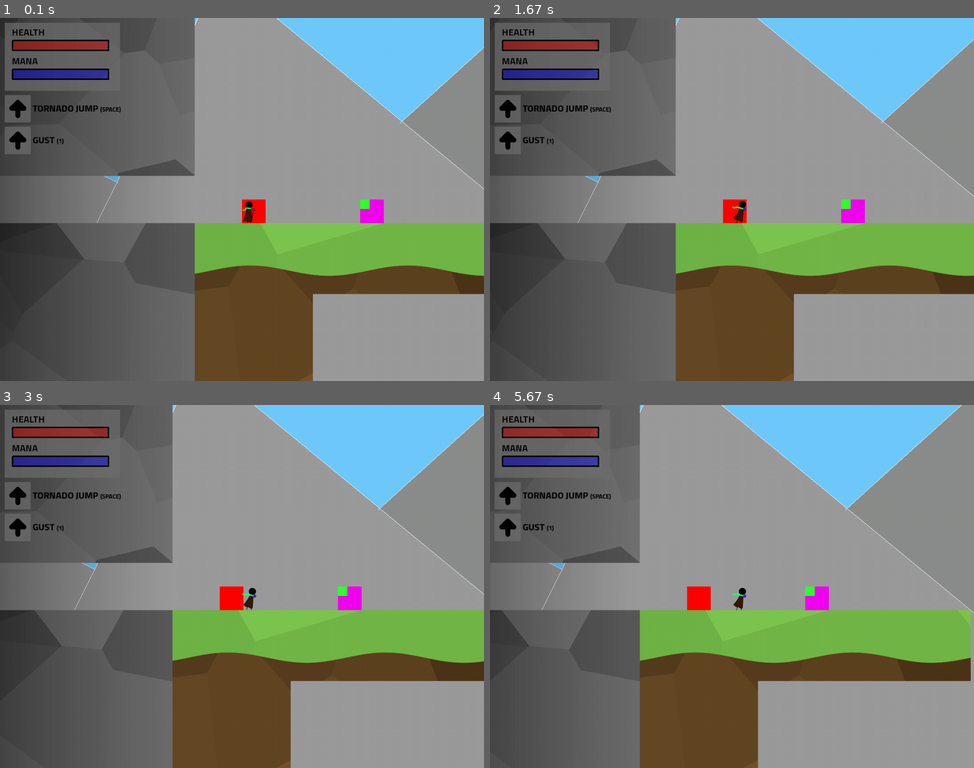
Above: before the commit, frames 1-4 (two rows, left to right).
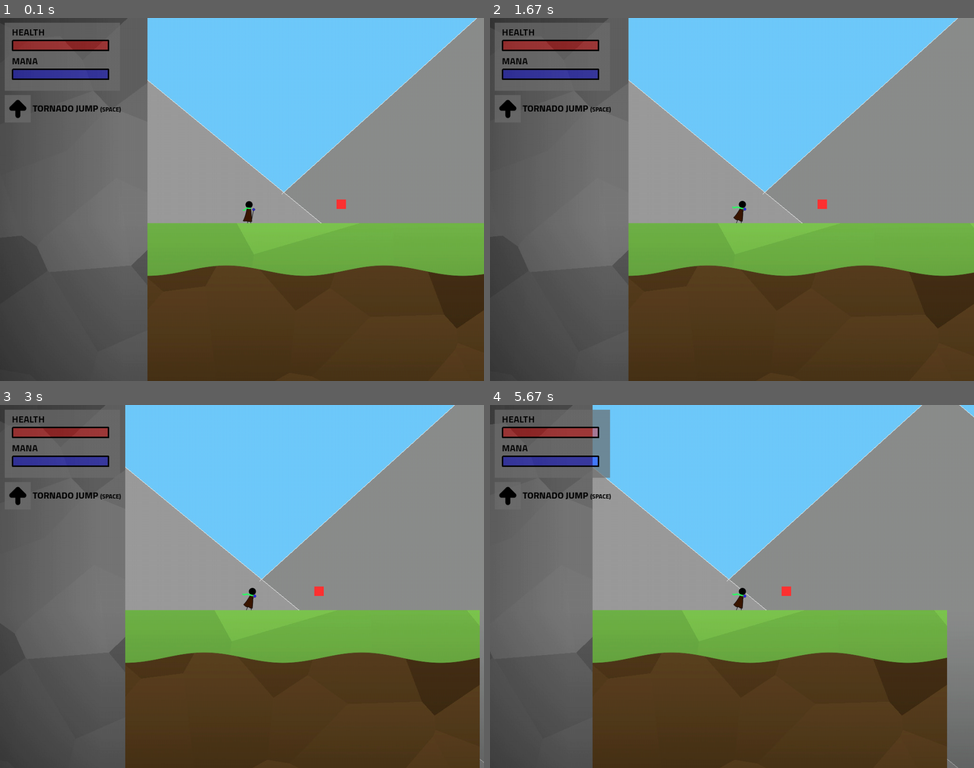
Above: after the commit, the same moments.

Repository: icanwalkonwater/sb-gamejam-pygame
Game: pygame game, started from src/main.py
Two runs of this game, one before a commit and one after it. Both use one fixed random seed, a clock stepped at 60 frames per second and the inputs below.
Inputs:
- Up to frame 1 (0.1 s): no input
- Up to frame 2 (1.67 s): tap D at 0.33, 0.67, 1.07, 1.37, 1.57 s
- Up to frame 3 (3 s): tap D at 1.9, 2.2, 2.4, 2.7, 2.97 s
- Up to frame 4 (5.67 s): tap D at 3.3, 3.6, 3.73, 4.13, 4.43, 4.8, 5.2, 5.5 s

The runs differ from the first frame. In frame 1, 36% of the frame differs, in the area x 0-100%, y 0-100%; in frame 2, 36%; in frame 3, 37%; in frame 4, 39%.

Commit message:
Fixed level 2 hitbox

Diff:
--- a/levels/level_2_tutorial.xml
+++ b/levels/level_2_tutorial.xml
@@ -8,7 +8,7 @@
         <box width="700" height="150" invisible="" additional-layers="environment">
             <transform x="550" y="1000"/>
         </box>
-        <box width="250" height="400" invisible="" additional-layers="environment">
+        <box width="250" height="1000" invisible="" additional-layers="environment">
             <transform x="550" y="1150"/>
         </box>
         <box width="2550" height="450" invisible="" additional-layers="environment">
@@ -27,7 +27,7 @@
             <transform x="3350" y="1150"/>
         </box>
         <box width="500" height="1050" invisible="" additional-layers="environment">
-            <transform x="3500" y="0"/>
+            <transform x="3500"/>
         </box>
     </statics>
     <dynamics>
@@ -76,5 +76,6 @@
         </box>
         <ui-ability-jump/>
         <ui-ability-gust/>
+        <ui-ability-slam/>
     </ui>
 </level>
--- a/src/main.py
+++ b/src/main.py
@@ -103,7 +103,7 @@
         'level_1': SceneLoader('levels/level_1_tutorial.xml').parse_all(),
         'level_2': SceneLoader('levels/level_2_tutorial.xml').parse_all()
     })
-    SceneManagement.load_scene('level_2')
+    SceneManagement.load_scene('level_1')
 
     # Setup clock
     clock: pygame.time.Clock = pygame.time.Clock()
